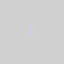
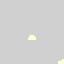
The second 64 x 64 image is a revision of the first. Changes to its layers:
hid "objects" over (28, 24, 64, 64)
showed "grass", painted on it over (28, 24, 64, 64)